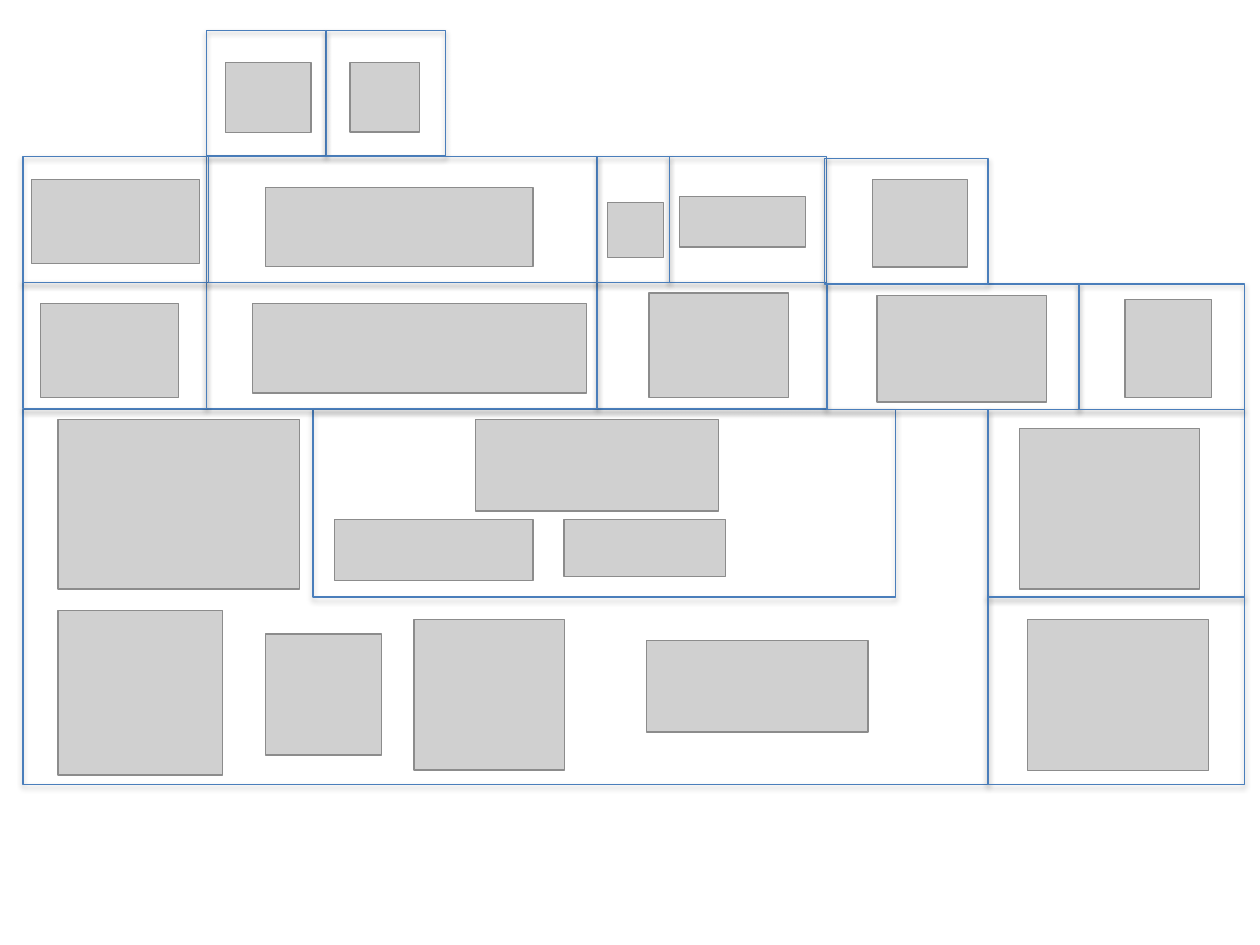
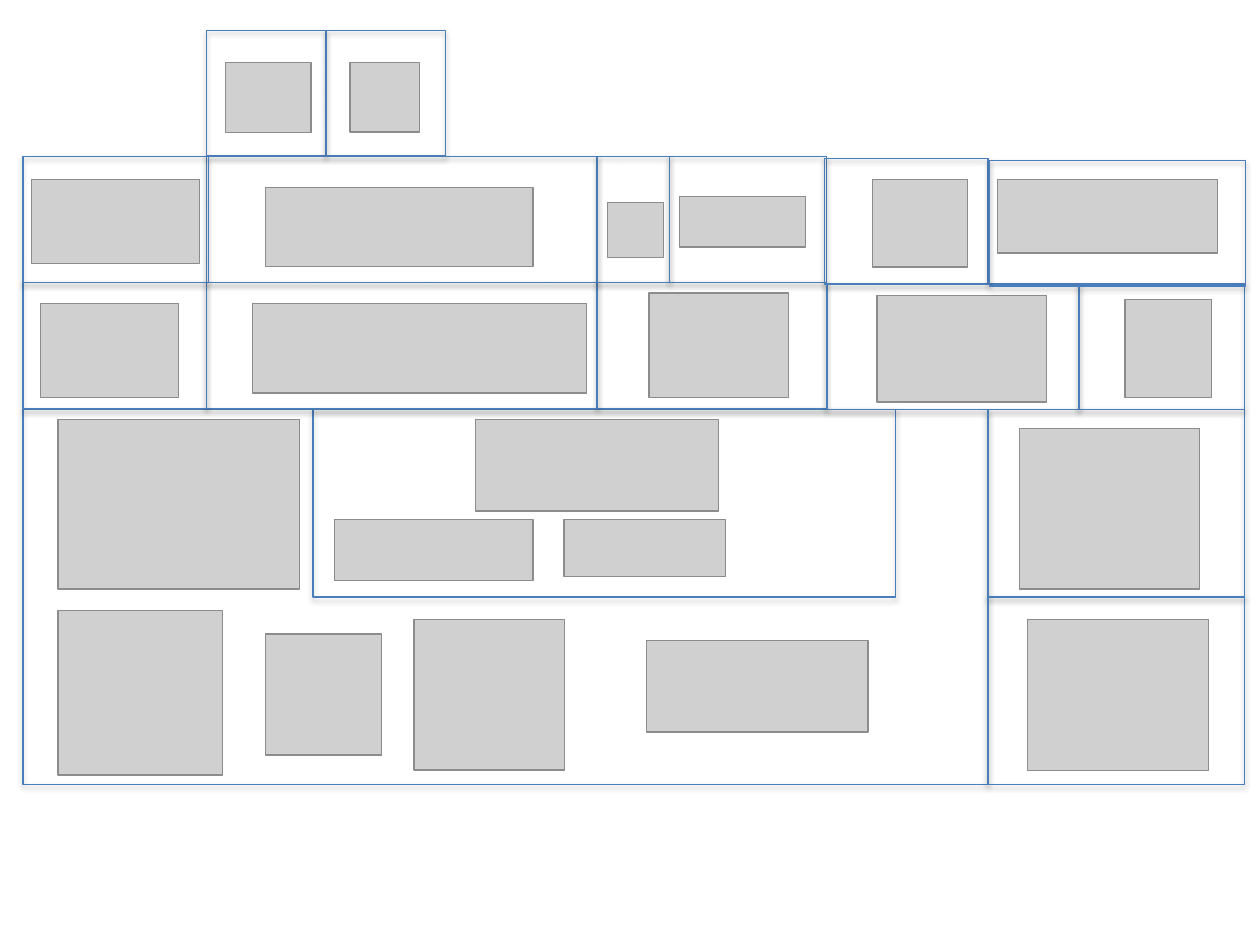
Before and after one commit to rennay/rennay.github.io, a slide deck: slide 1 of big_picture_v1.1_03032019.pptx. Drawn at 1260x945 pixels with LibreOffice and Linux fonts; fonts in the diff are those of the drawing; grey boxes stand for pictures. Boxes give left, top, right and bottom in pixels: in the first picture for what was removed or moved away, otherwise in the second. Text is boxed around its words. In the diff, an @@ line names an element or a change of style, - is before the commit and + after.

```diff
--- a/big_picture_v1.1_03032019.pptx
+++ b/big_picture_v1.1_03032019.pptx
@@ rectangle added at (989,160,1245,286), outline #4B7EBC 0.75 pt @@
@@ picture added at (998,179,1217,253) @@
```
Also in this commit, not shown: 1 other file.
